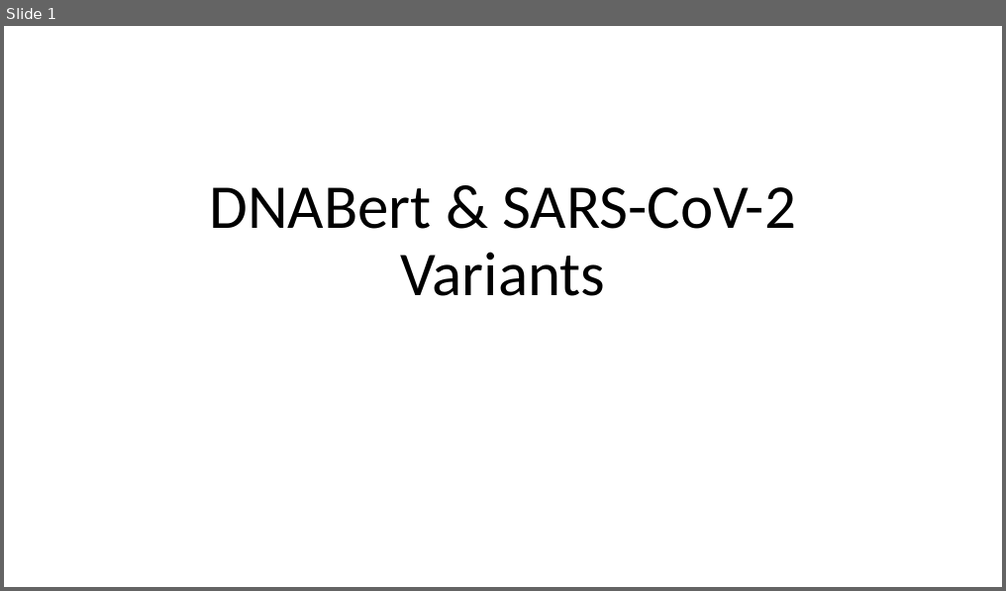
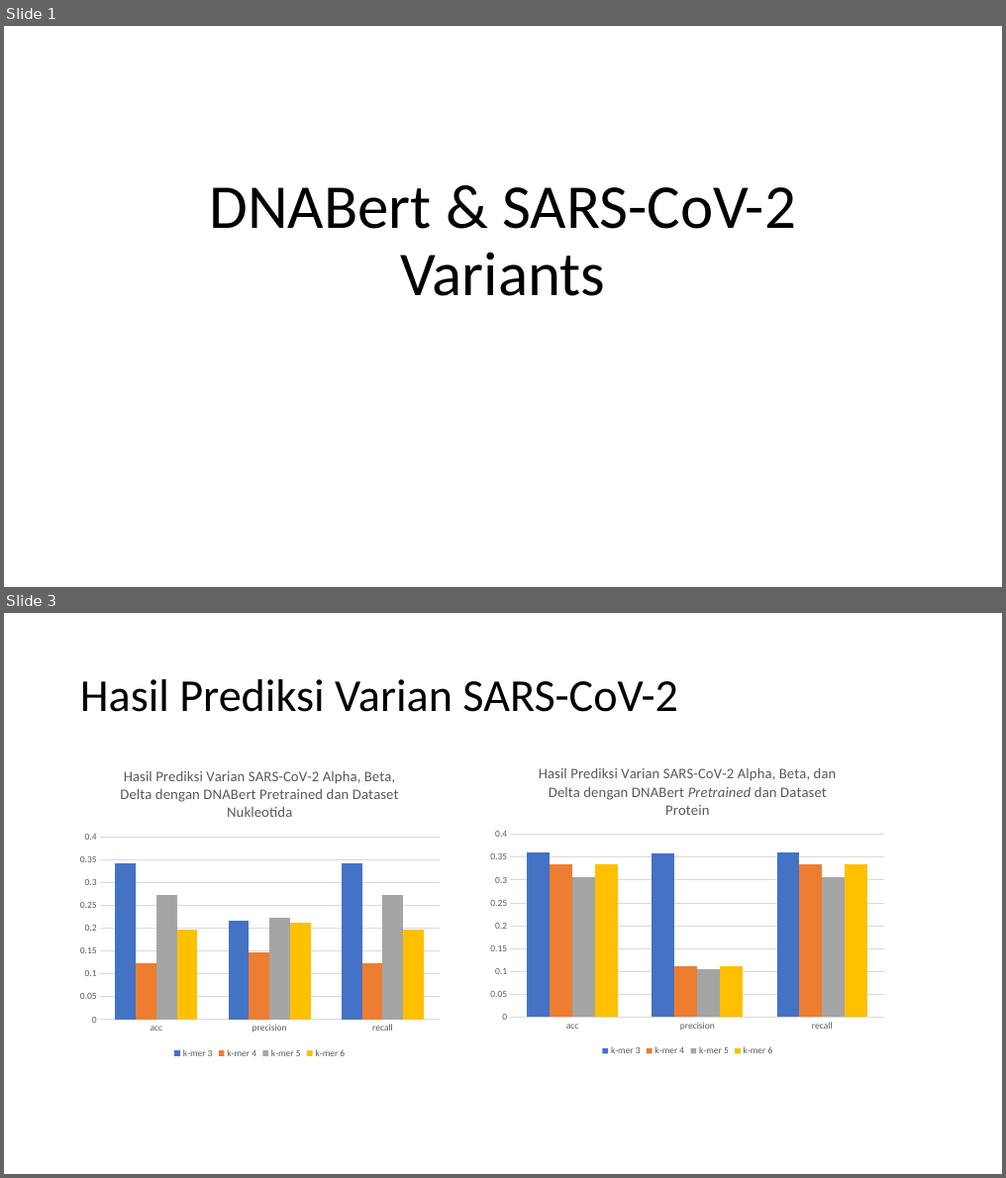
Before and after one commit to anwari32/sequence-processing, a slide deck: docs/DNABert & SARS-CoV-2 Variants-2.pptx. Shown one above the other, each under a label of ours: slide 1 before the commit, slides 1 and 3 after it; the slides between them are not shown. The pictures are 1006x591 and 1006x1178 pixels, drawn with LibreOffice and Linux fonts; fonts in the diff are those of the drawing. Boxes give left, top, right and bottom in pixels: in the first picture for what was removed or moved away, otherwise in the second. Text is boxed around its words. In the diff, an @@ line names an element or a change of style, - is before the commit and + after.

```diff
--- a/docs/DNABert & SARS-CoV-2 Variants-2.pptx
+++ b/docs/DNABert & SARS-CoV-2 Variants-2.pptx
@@ slide 3 added at (x1=4, y1=613, x2=1002, y2=1174), background #FFFFFF @@
@@ title added at (x1=80, y1=679, x2=678, y2=712), 44 pt, text #000000 @@
+Hasil Prediksi Varian SARS-CoV-2
@@ column chart added at (x1=73, y1=753, x2=448, y2=1062) @@
+title "Hasil Prediksi Varian SARS-CoV-2 Alpha, Beta, Delta dengan DNABert Pretrained dan Dataset Nukleotida "
+categories: acc, precision, recall
+k-mer 3: 0.34, 0.22, 0.34
+k-mer 4: 0.12, 0.15, 0.12
+k-mer 5: 0.27, 0.22, 0.27
+k-mer 6: 0.2, 0.21, 0.2
@@ column chart added at (x1=482, y1=752, x2=893, y2=1059) @@
+title "Hasil Prediksi Varian SARS-CoV-2 Alpha, Beta, dan Delta dengan DNABert Pretrained dan Dataset Protein "
+categories: acc, precision, recall
+k-mer 3: 0.36, 0.36, 0.36
+k-mer 4: 0.33, 0.11, 0.33
+k-mer 5: 0.31, 0.11, 0.31
+k-mer 6: 0.33, 0.11, 0.33
```
Also in this commit, not shown: 5 other slides added, 1 other file.
